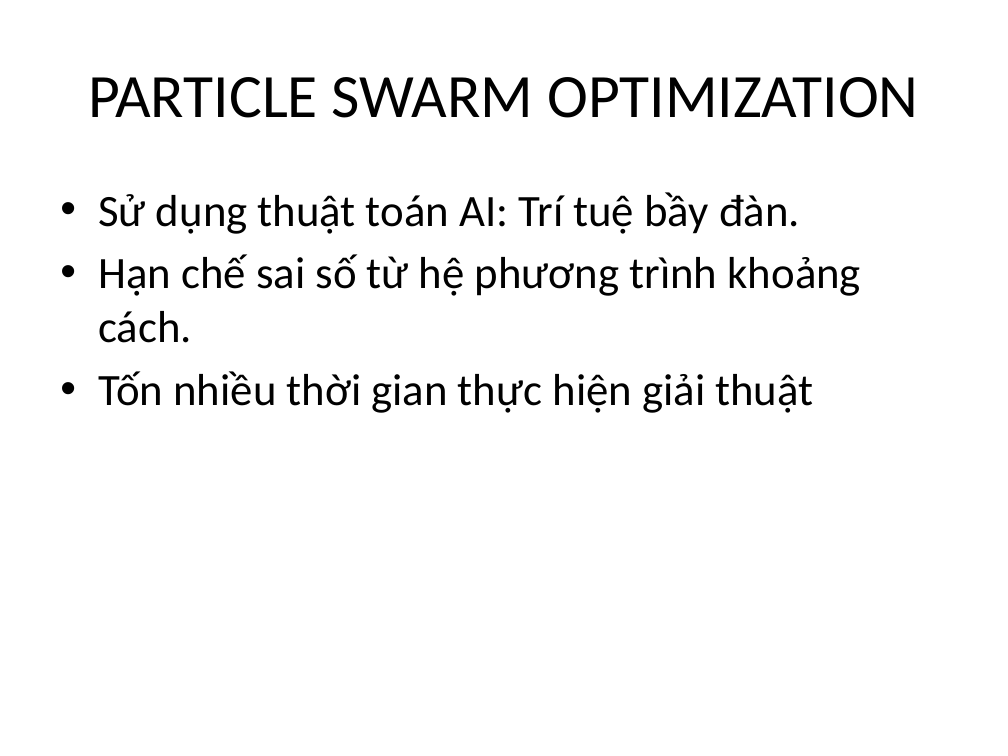
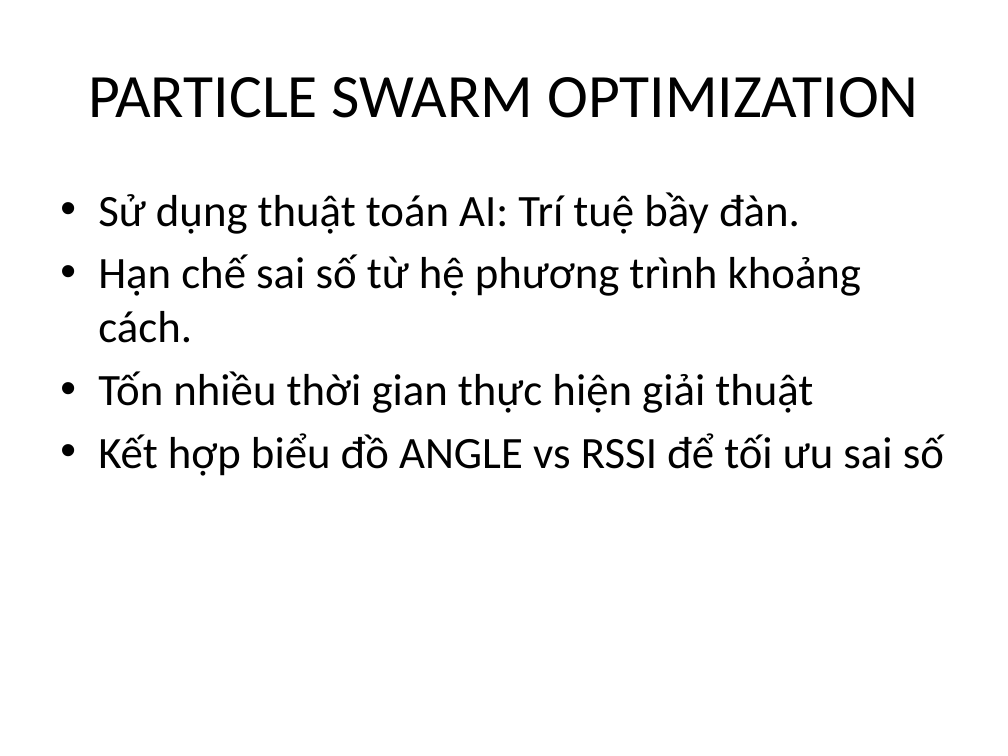
Before and after one commit to letruongthanh3698/BLE_matlab, a slide deck: slide 21 of report/Timeline.Report.pptx. Drawn at 1008x756 pixels with LibreOffice and Linux fonts; fonts in the diff are those of the drawing. Boxes give left, top, right and bottom in pixels: in the first picture for what was removed or moved away, otherwise in the second. Text is boxed around its words. In the diff, an @@ line names an element or a change of style, - is before the commit and + after.

```diff
--- a/report/Timeline.Report.pptx
+++ b/report/Timeline.Report.pptx
@@ text at box(98, 433, 944, 476): paragraph added @@
+• Kết hợp biểu đồ ANGLE vs RSSI để tối ưu sai số
```
Also in this commit, not shown: 8 other slides changed, 2 slides added, 10 slides removed, 18 other files.
